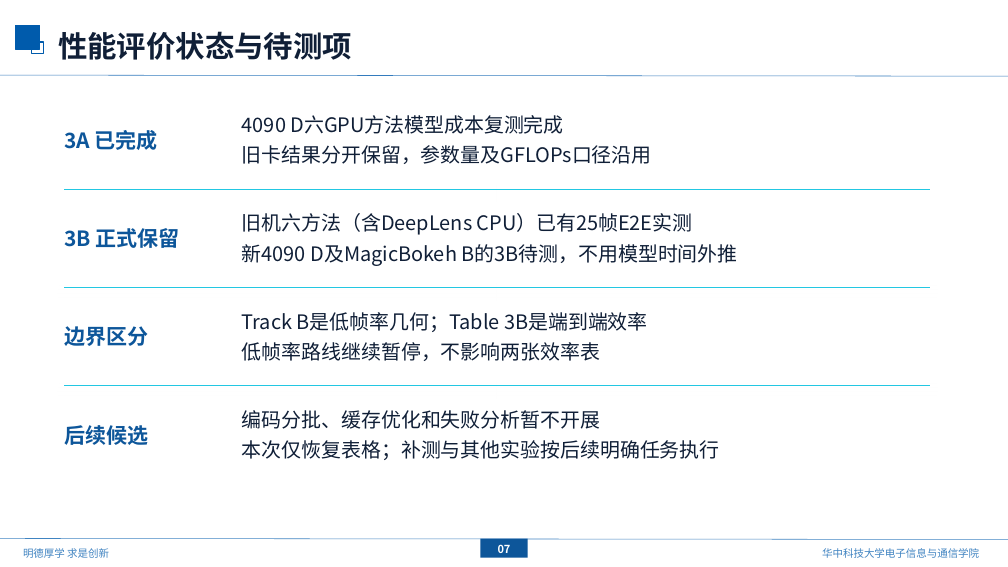
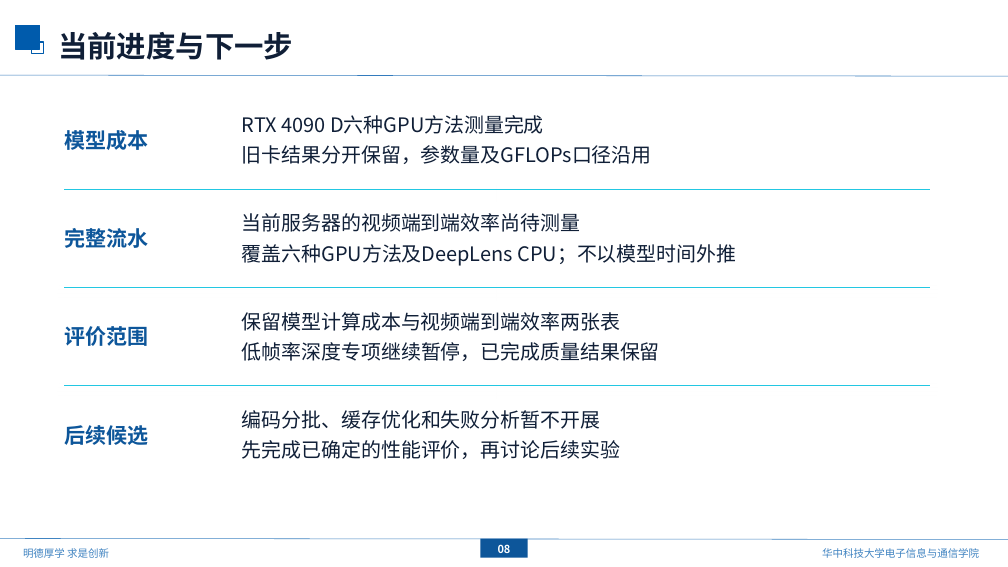
Before and after one commit to mengmcy1/OPPO-depth-guided-video-bokeh, a slide deck: slide 9 of 汇报/下次汇报草稿_基线更新与ATB分析/基线更新与ATB效率分析_草稿.pptx (slide 8 before the commit). Drawn at 1008x567 pixels with LibreOffice and Linux fonts; fonts in the diff are those of the drawing; background and template pictures are left out. Boxes give left, top, right and bottom in pixels: in the first picture for what was removed or moved away, otherwise in the second. Text is boxed around its words. In the diff, an @@ line names an element or a change of style, - is before the commit and + after.

```diff
--- a/汇报/下次汇报草稿_基线更新与ATB分析/基线更新与ATB效率分析_草稿.pptx
+++ b/汇报/下次汇报草稿_基线更新与ATB分析/基线更新与ATB效率分析_草稿.pptx
@@ text at [58,32,293,60]: text changed @@
-性能评价状态与待测项
+当前进度与下一步
@@ text at [242,115,544,134]: text changed @@
-4090 D六GPU方法模型成本复测完成
+RTX 4090 D六种GPU方法测量完成
@@ text at [64,130,148,150]: text changed @@
-3A 已完成
+模型成本
@@ text at [64,228,148,248]: text changed @@
-3B 正式保留
+完整流水
@@ text at [242,213,736,266]: text changed @@
-旧机六方法（含DeepLens CPU）已有25帧E2E实测
-新4090 D及MagicBokeh B的3B待测，不用模型时间外推
+当前服务器的视频端到端效率尚待测量
+覆盖六种GPU方法及DeepLens CPU；不以模型时间外推
@@ text at [64,326,148,346]: text changed @@
-边界区分
+评价范围
@@ text at [242,312,660,361]: text changed @@
-Track B是低帧率几何；Table 3B是端到端效率
-低帧率路线继续暂停，不影响两张效率表
+保留模型计算成本与视频端到端效率两张表
+低帧率深度专项继续暂停，已完成质量结果保留
@@ text at [242,440,620,459]: text changed @@
-本次仅恢复表格；补测与其他实验按后续明确任务执行
+先完成已确定的性能评价，再讨论后续实验
@@ text in rectangle at [498,544,511,553]: text changed @@
-07
+08
@@ page number at [501,545,507,559]: text changed @@
-8
+9
```
Also in this commit, not shown: 3 other slides changed, 1 slide added, 2 other files.
